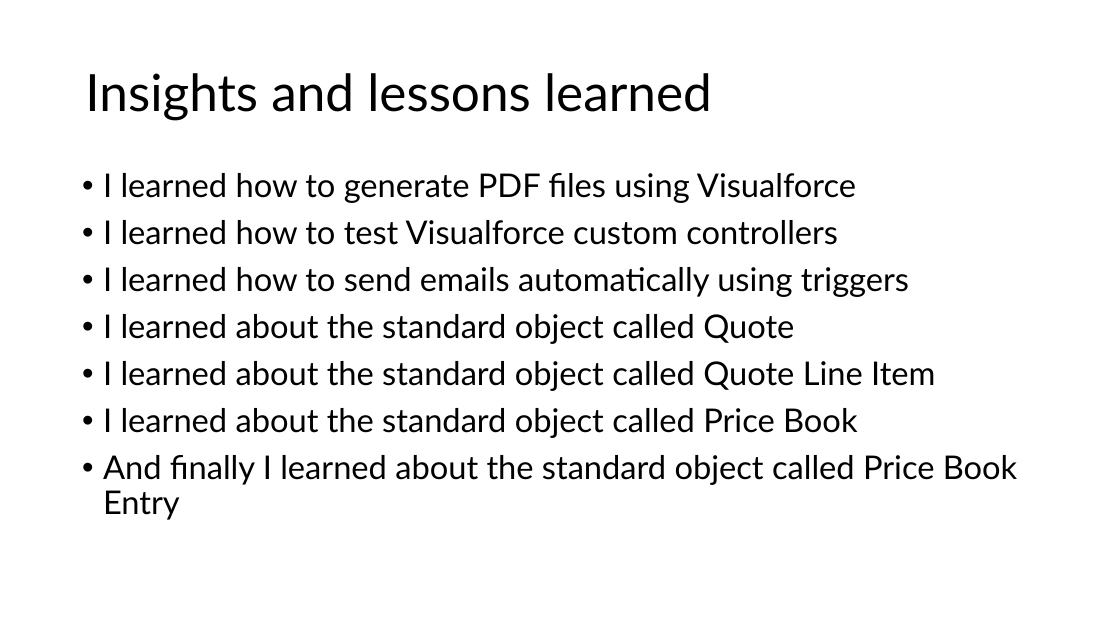
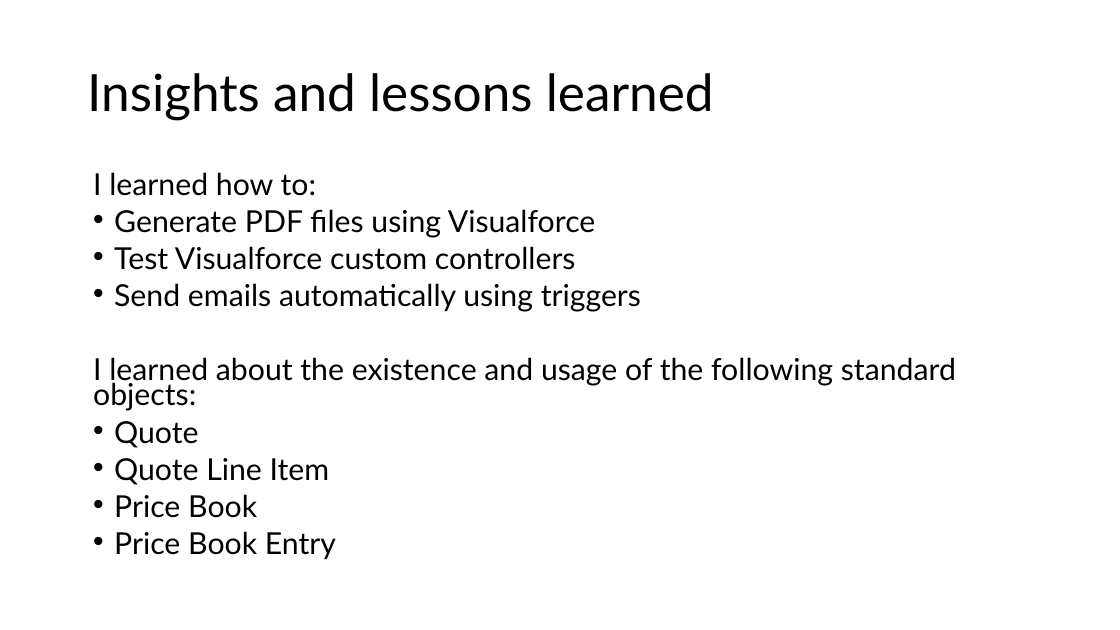
Before and after one commit to Hect0r1/University-billing-system, a slide deck: slide 18 of presentation/salesforce_presentation.pptx. Drawn at 1120x630 pixels with LibreOffice and Linux fonts; fonts in the diff are those of the drawing. Boxes give left, top, right and bottom in pixels: in the first picture for what was removed or moved away, otherwise in the second. Text is boxed around its words. In the diff, an @@ line names an element or a change of style, - is before the commit and + after.

Commit message:
Improved phrasing of one slide

```diff
--- a/presentation/salesforce_presentation.pptx
+++ b/presentation/salesforce_presentation.pptx
@@ text at bbox=[93, 172, 956, 559]: text changed; size 28 to 25.9 pt @@
-• I learned how to generate PDF files using Visualforce
-• I learned how to test Visualforce custom controllers
-• I learned how to send emails automatically using triggers
-• I learned about the standard object called Quote
-• I learned about the standard object called Quote Line Item
-• I learned about the standard object called Price Book
-• And finally I learned about the standard object called Price Book Entry
+I learned how to:
+• Generate PDF files using Visualforce
+• Test Visualforce custom controllers
+• Send emails automatically using triggers
+I learned about the existence and usage of the following standard objects:
+• Quote
+• Quote Line Item
+• Price Book
+• Price Book Entry
```
